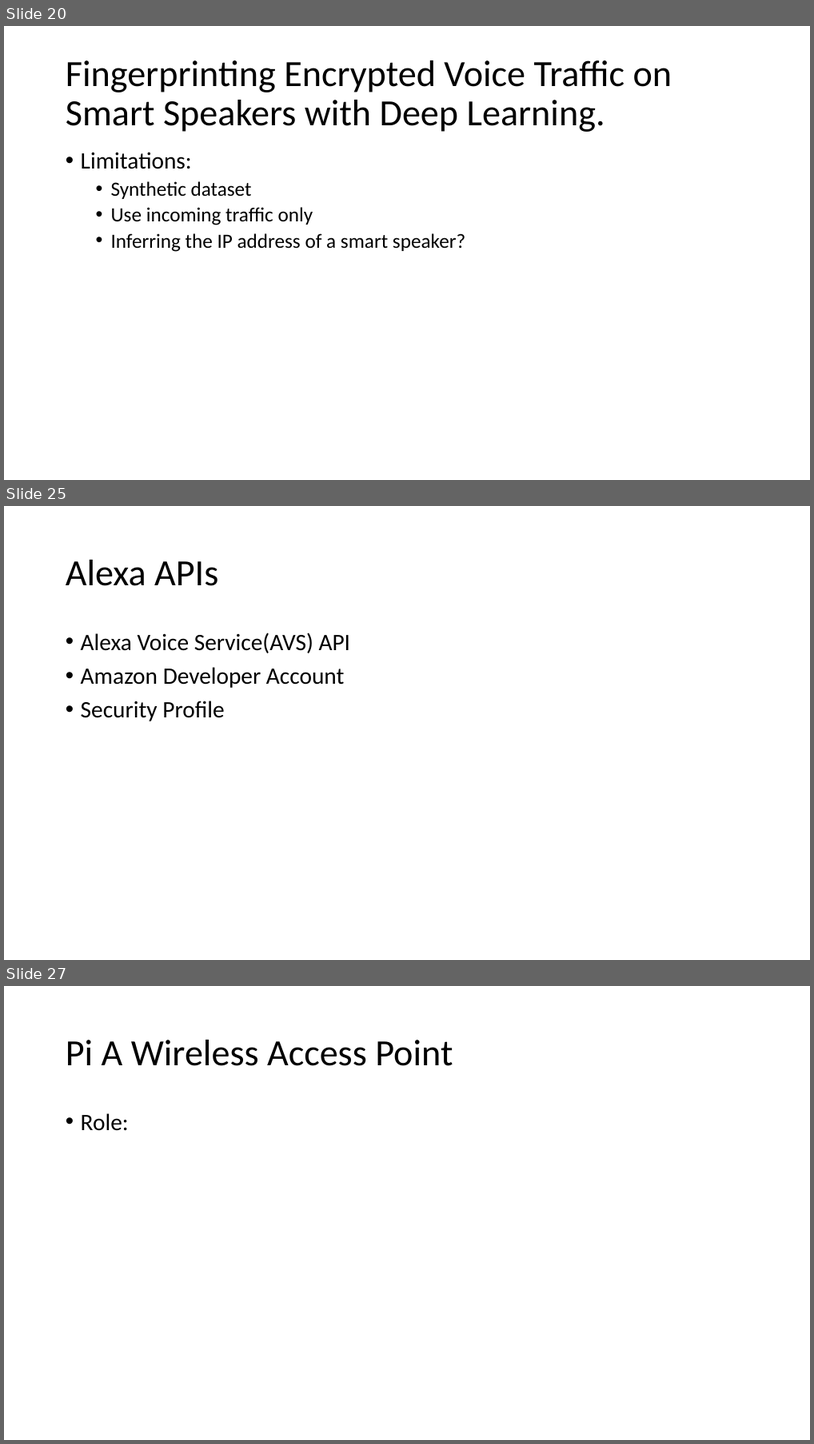
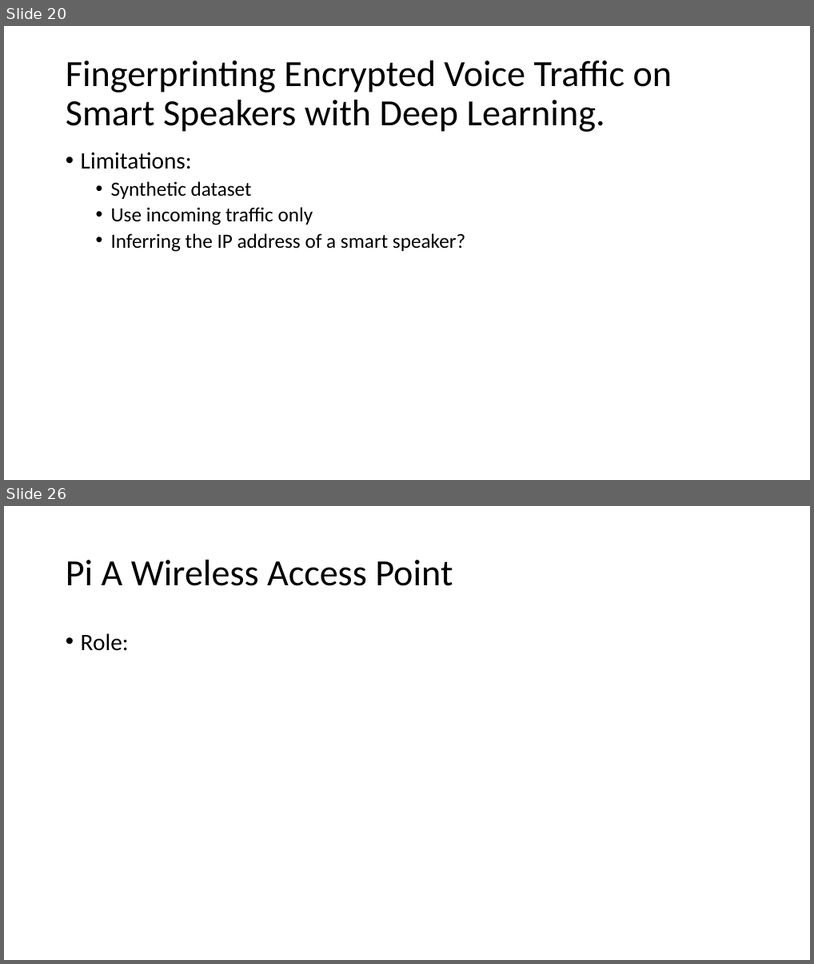
Before and after one commit to GXG-CS/Pi-Alexa, a slide deck: Presentation1.pptx. Shown one above the other, each under a label of ours: slides 20, 25 and 27 before the commit, slides 20 and 26 after it; the slides between them are not shown. The pictures are 814x1444 and 814x964 pixels, drawn with LibreOffice and Linux fonts; fonts in the diff are those of the drawing. Boxes give left, top, right and bottom in pixels: in the first picture for what was removed or moved away, otherwise in the second. Text is boxed around its words. In the diff, an @@ line names an element or a change of style, - is before the commit and + after.

Commit message:
Pi Alexa

```diff
--- a/Presentation1.pptx
+++ b/Presentation1.pptx
@@ slide 25 removed at [4, 506, 810, 960], background #FFFFFF @@
@@ title removed at [66, 560, 218, 586] @@
-Alexa APIs
@@ text removed at [81, 632, 351, 721] @@
-• Alexa Voice Service(AVS) API
-• Amazon Developer Account
-• Security Profile
@@ what was slide 27 is now slide 26 @@
```
Also in this commit, not shown: 3 slides changed, 2 slides added, 2 other slides removed.
